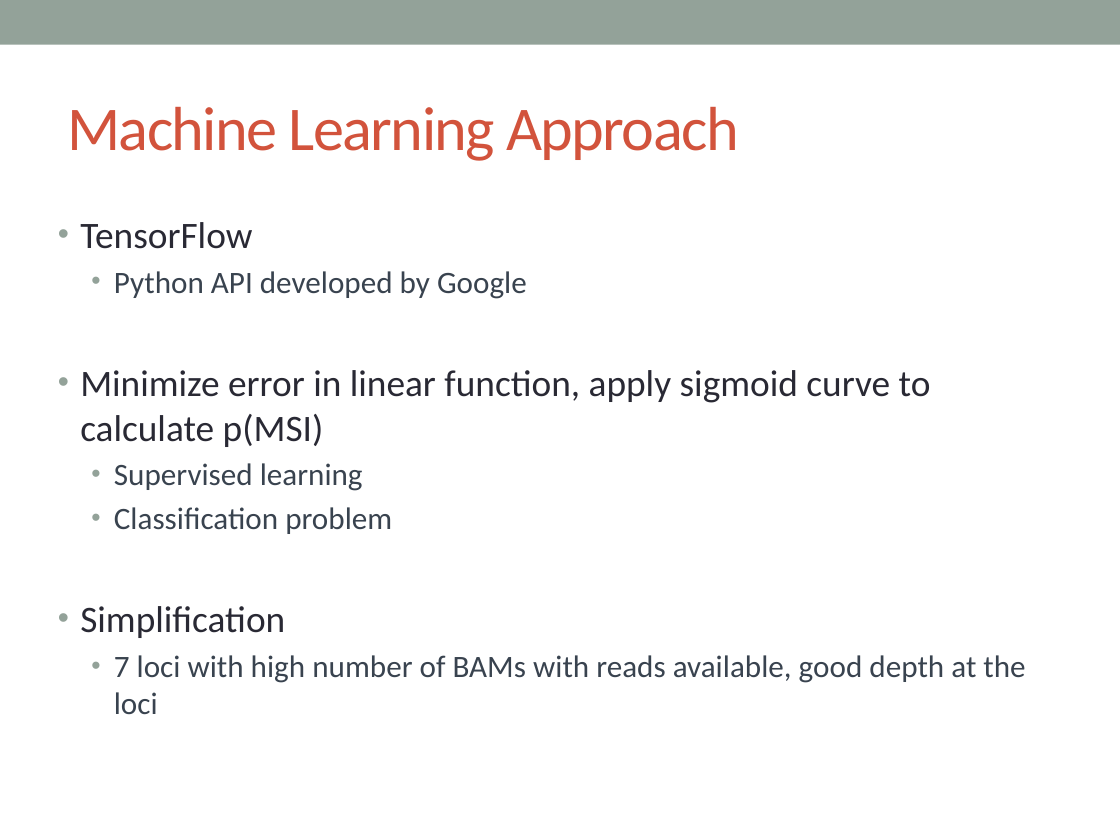
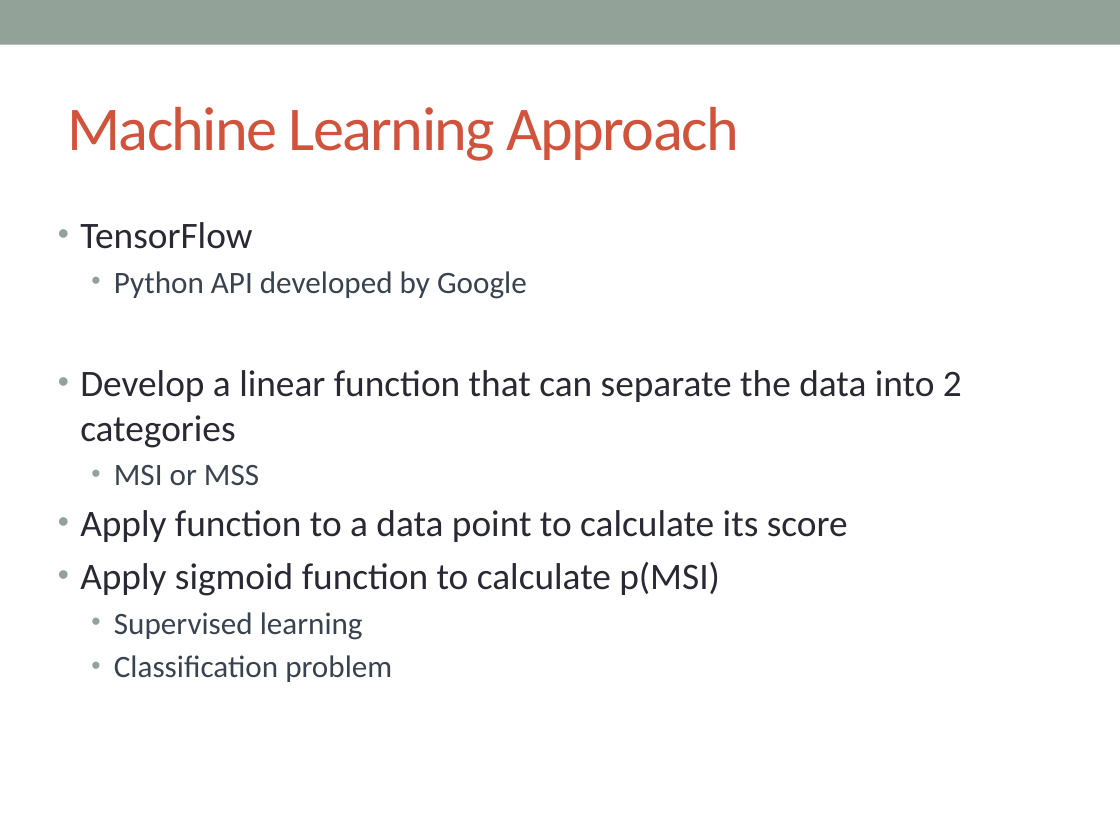
Before and after one commit to lailamargaret/Stanford-2018, a slide deck: slide 15 of MSI Project Presentation.pptx (slide 8 before the commit). Drawn at 1120x840 pixels with LibreOffice and Linux fonts; fonts in the diff are those of the drawing. Boxes give left, top, right and bottom in pixels: in the first picture for what was removed or moved away, otherwise in the second. Text is boxed around its words. In the diff, an @@ line names an element or a change of style, - is before the commit and + after.

```diff
--- a/MSI Project Presentation.pptx
+++ b/MSI Project Presentation.pptx
@@ text at bbox=[80, 370, 962, 596]: text changed @@
-• Minimize error in linear function, apply sigmoid curve to calculate p(MSI)
+• Develop a linear function that can separate the data into 2 categories
+  • MSI or MSS
+• Apply function to a data point to calculate its score
+• Apply sigmoid function to calculate p(MSI)
@@ text at bbox=[80, 606, 1025, 714]: paragraphs removed @@
-• Simplification
-  • 7 loci with high number of BAMs with reads available, good depth at the loci
```
Also in this commit, not shown: 5 other slides changed, 7 slides added, 1 other file.
